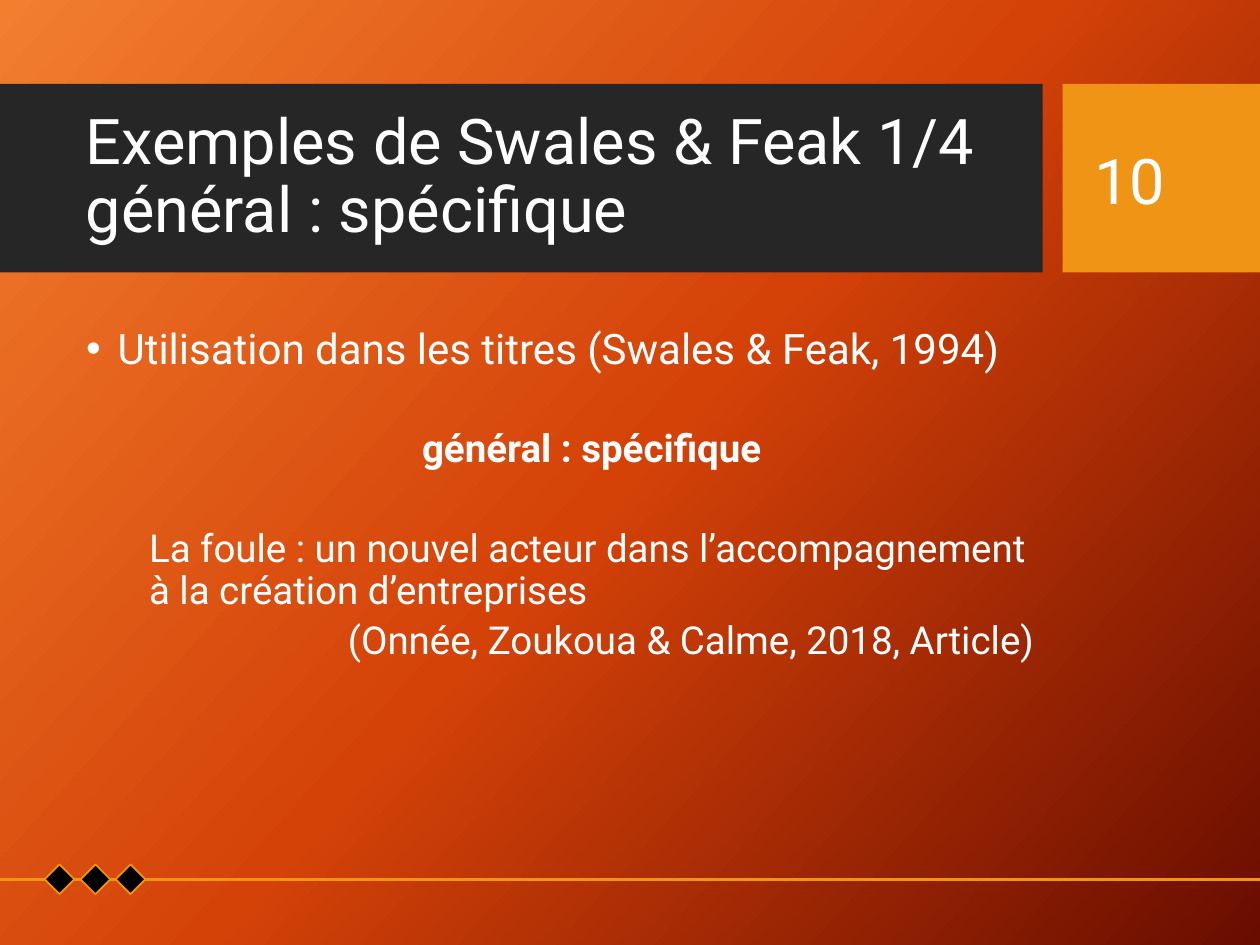
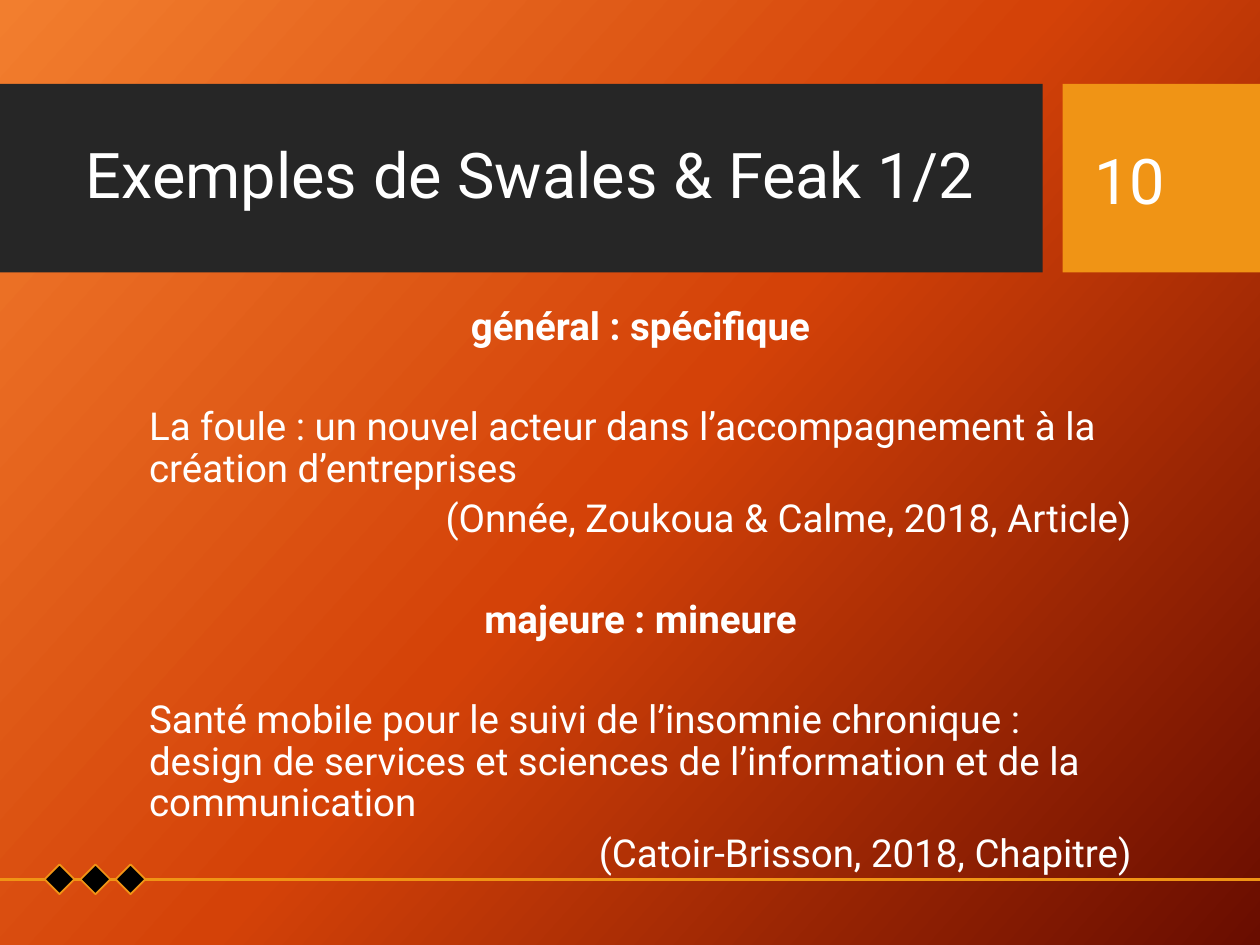
Before and after one commit to Xitog/tal, a slide deck: slide 10 of dossiers/Final - Présentation Projet de recherche.pptx. Drawn at 1260x945 pixels with LibreOffice and Linux fonts; fonts in the diff are those of the drawing; background and template pictures are left out. Boxes give left, top, right and bottom in pixels: in the first picture for what was removed or moved away, otherwise in the second. Text is boxed around its words. In the diff, an @@ line names an element or a change of style, - is before the commit and + after.

```diff
--- a/dossiers/Final - Présentation Projet de recherche.pptx
+++ b/dossiers/Final - Présentation Projet de recherche.pptx
@@ title at box(86, 150, 974, 211): text changed @@
-Exemples de Swales & Feak 1/4 général : spécifique
+Exemples de Swales & Feak 1/2
@@ text "général : spécifique": place and size @@
-text "général : spécifique" at box(118, 330, 1034, 663)
+text "général : spécifique" at box(149, 310, 1132, 876)
@@ text at box(118, 330, 999, 374): paragraph removed @@
-• Utilisation dans les titres (Swales & Feak, 1994)
@@ text at box(149, 604, 1132, 876): paragraphs added @@
+  majeure : mineure
+  Santé mobile pour le suivi de l’insomnie chronique : design de services et sciences de l’information et de la communication
+  (Catoir-Brisson, 2018, Chapitre)
```
Also in this commit, not shown: 17 other slides changed, 6 slides added, 2 slides removed.
